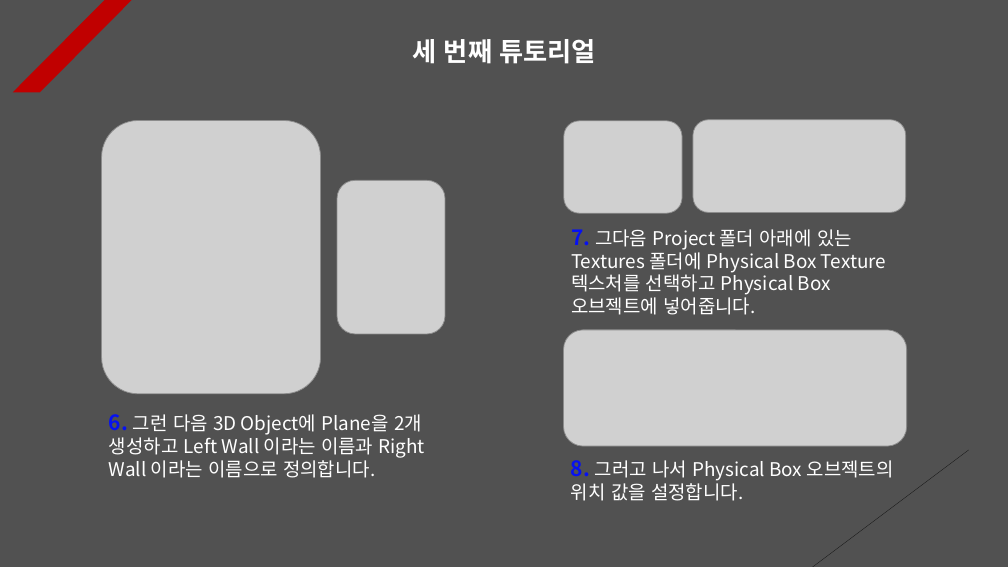
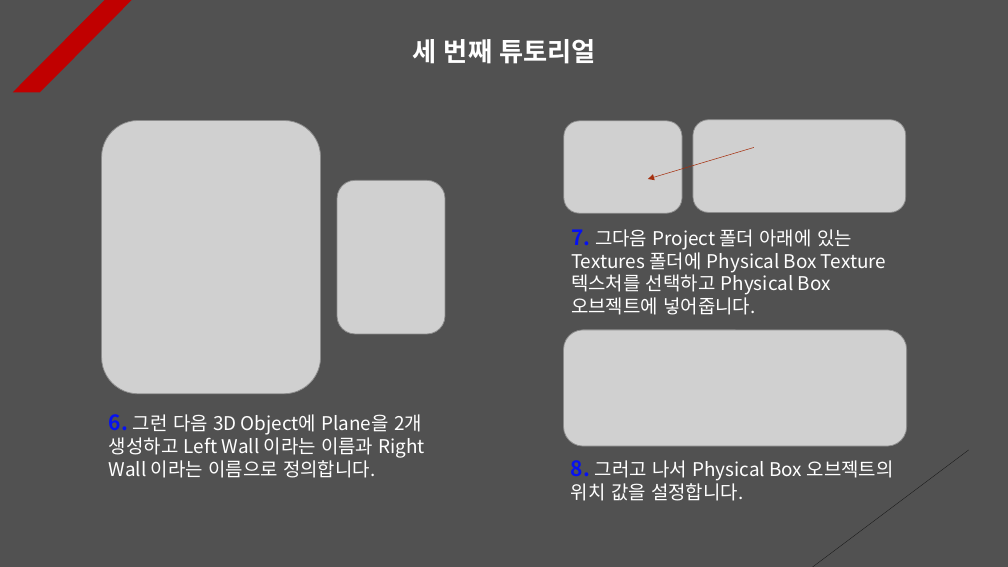
Before and after one commit to Unity2033/3D-UnityEngine, a slide deck: slide 3 of Assets/Class/Mouse Function/PPT Data/Mouse Example.pptx. Drawn at 1008x567 pixels with LibreOffice and Linux fonts; fonts in the diff are those of the drawing; grey boxes stand for pictures. Boxes give left, top, right and bottom in pixels: in the first picture for what was removed or moved away, otherwise in the second. Text is boxed around its words. In the diff, an @@ line names an element or a change of style, - is before the commit and + after.

```diff
--- a/Assets/Class/Mouse Function/PPT Data/Mouse Example.pptx
+++ b/Assets/Class/Mouse Function/PPT Data/Mouse Example.pptx
@@ arrow added from (754, 147) to (648, 179), #A5300F 0.5 pt dashed @@
```
Also in this commit, not shown: 2 other slides changed, 1 slide added, 1 slide removed, 48 other files.
